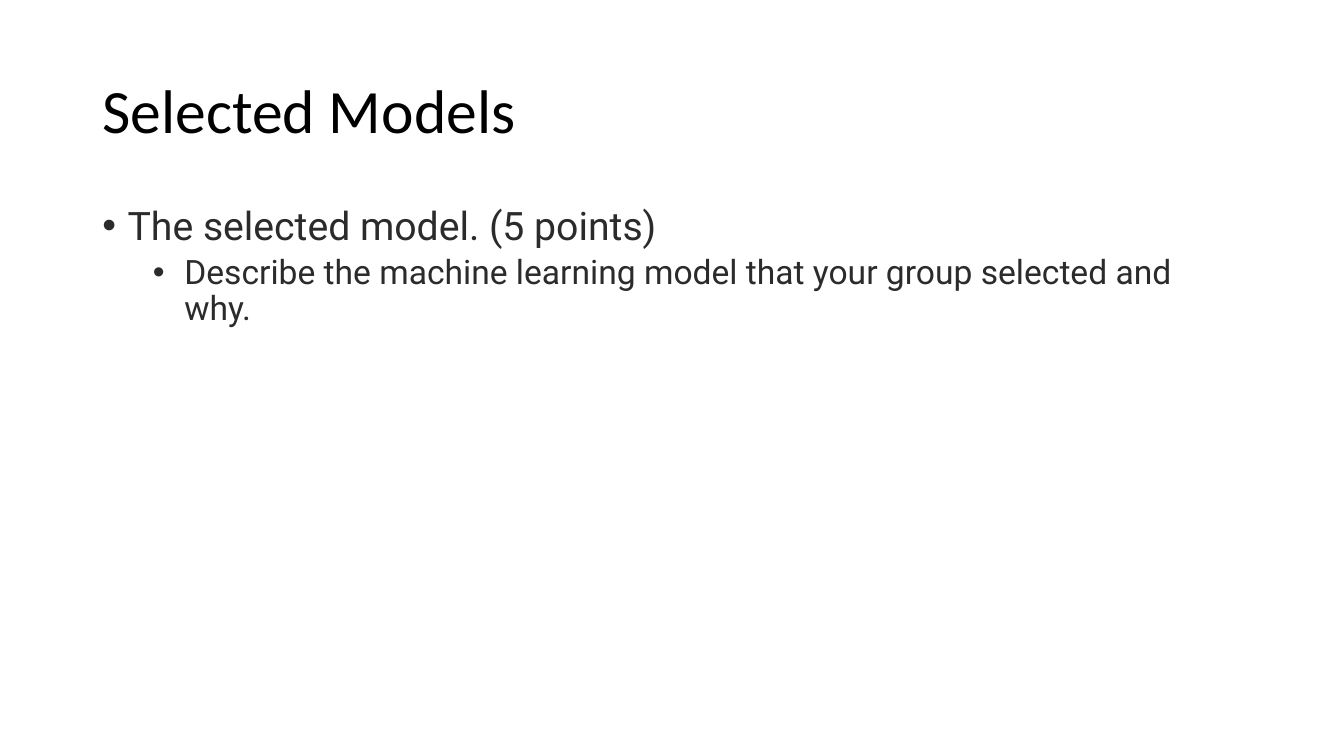
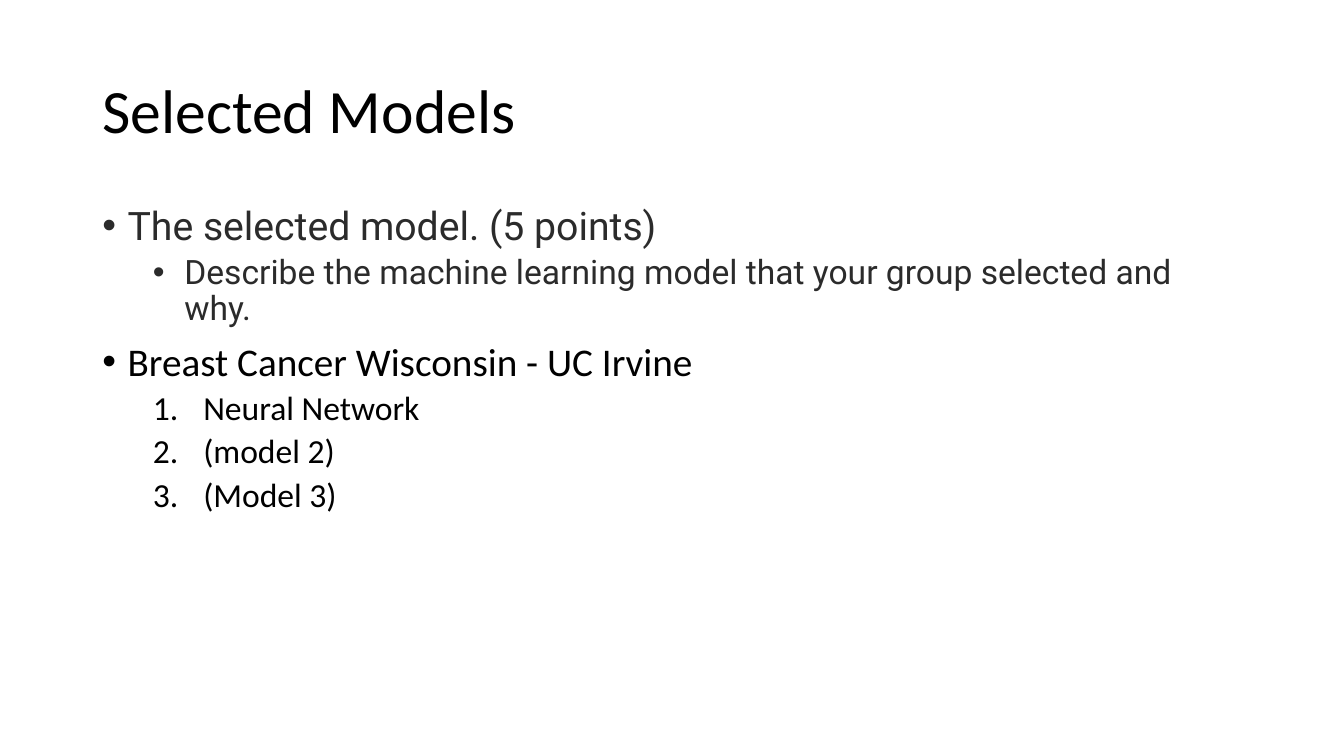
Before and after one commit to Nanya29/Group_Project_2, a slide deck: slide 3 of Project 2 Presentation.pptx. Drawn at 1344x756 pixels with LibreOffice and Linux fonts; fonts in the diff are those of the drawing. Boxes give left, top, right and bottom in pixels: in the first picture for what was removed or moved away, otherwise in the second. Text is boxed around its words. In the diff, an @@ line names an element or a change of style, - is before the commit and + after.

```diff
--- a/Project 2 Presentation.pptx
+++ b/Project 2 Presentation.pptx
@@ text at box(128, 349, 692, 512): paragraphs added @@
+• Breast Cancer Wisconsin - UC Irvine
+  1. Neural Network
+  2. (model 2)
+  3. (Model 3)
```
Also in this commit, not shown: 1 other slide changed, 1 slide added, 3 slides removed, 2 other files.
